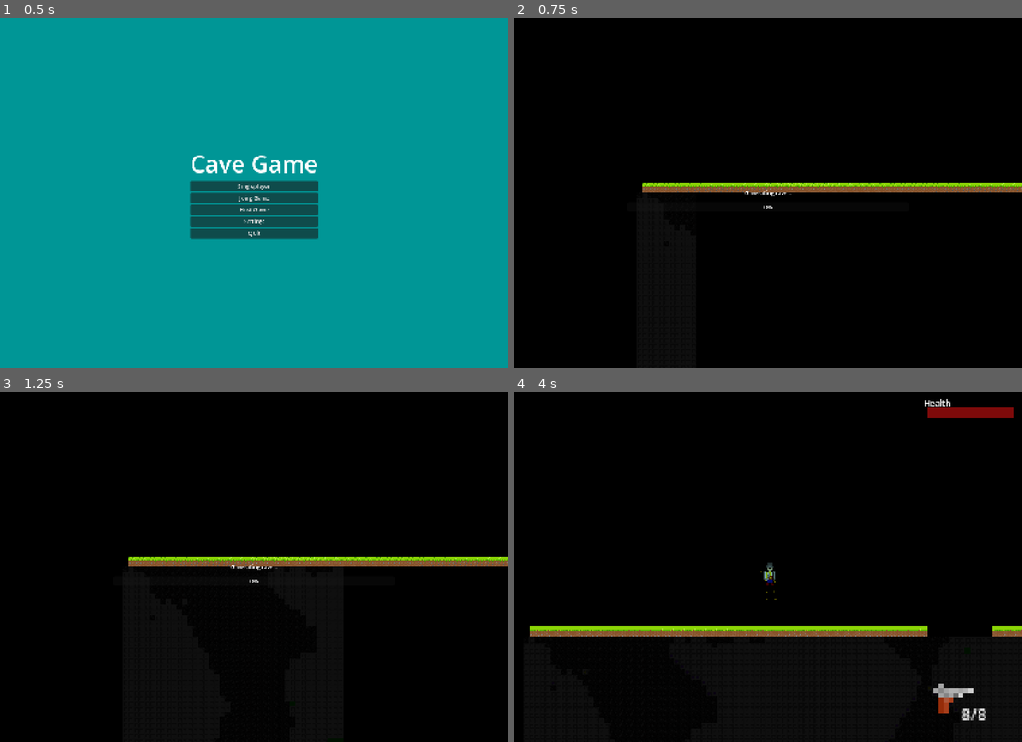
Above: before the commit, frames 1-4 (two rows, left to right).
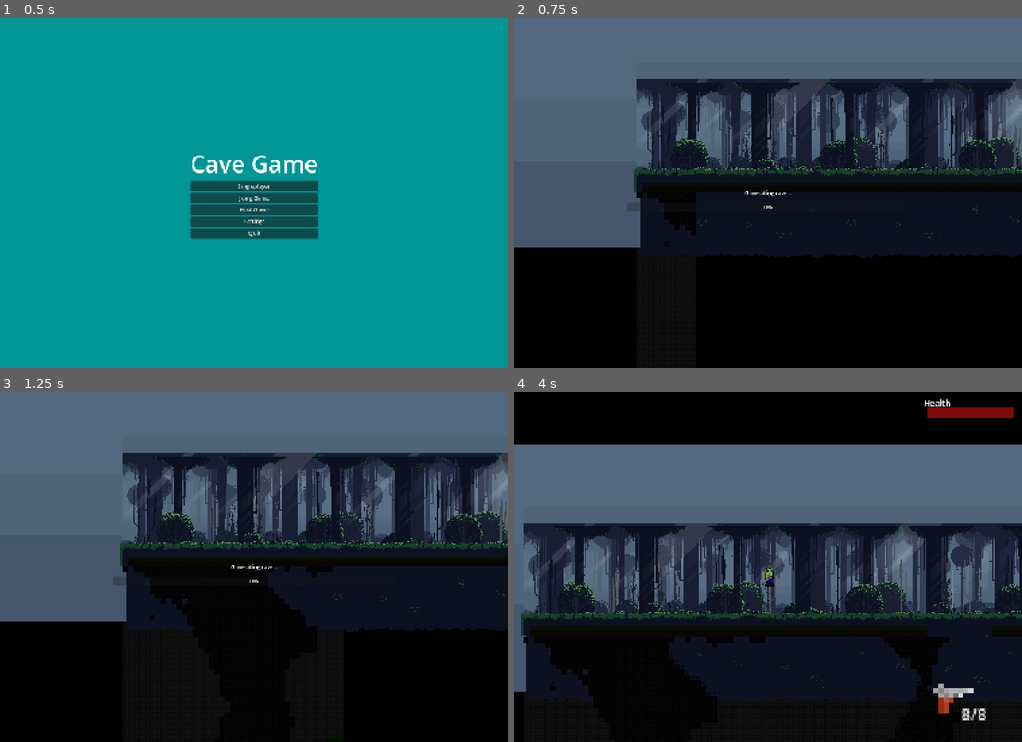
Above: after the commit, the same moments.

Repository: dullee/cave_game
Game: Godot game, scene res://scenes/start_menu.tscn
Two runs of this game, one before a commit and one after it. Both use one fixed random seed, a clock stepped at 60 frames per second and the inputs below. The engine's default icon, where the game draws it, is replaced by a stand-in: a white triangle on a blue panel in a dark square.
Inputs (mouse positions are in pixels of both pictures, inside the frame that each line leads up to):
- Up to frame 1 (0.5 s): no input
- Up to frame 2 (0.75 s): click "Singleplayer" at 0.5 s
- Up to frame 3 (1.25 s): no input
- Up to frame 4 (4 s): move the mouse to (879, 549) at 1.27 s; tap A (a) at 1.35, 3.05, 3.6 s; tap D (d) at 1.55, 2.1, 3.8 s; tap Enter at 2 s; move the mouse to (666, 584) at 2.02 s; tap R (r) at 2.3, 2.85 s; move the mouse to (818, 490) at 2.77 s; hold Shift (left_shift) 2.78-3.53 s; move the mouse to (742, 637) at 3.52 s

Frame 1 is identical in both runs. In frame 2, 65% of the frame differs, in the area x 0-100%, y 0-69%; in frame 3, 60%; in frame 4, 59%.

Commit message:
Add Free Pixel Art Forest assets & sounds
Added forest background and add on_hit.wav (with import settings). Integrate audio/visual changes across scenes: update explosion_sound.tres volume, add SoundComponent references to dynamite and enemy scenes, add particle/material light_mode changes, and include background textures in world.tscn. Add an "on_hit" animation and AnimationPlayer to enemy.tscn and set max_health; update related scripts (dynamite.gd, enemy.gd) to use the new sound/animation hooks.

Diff:
--- a/resources/sfx/explosion_sound.tres
+++ b/resources/sfx/explosion_sound.tres
@@ -6,4 +6,5 @@
 [resource]
 script = ExtResource("1_s1xc8")
 stream = ExtResource("2_ivfqp")
+volume_db = -5.0
 metadata/_custom_type_script = "uid://bquejjm72kgnp"
--- a/scenes/dynamite.tscn
+++ b/scenes/dynamite.tscn
@@ -1,6 +1,8 @@
 [gd_scene format=3 uid="uid://crsv7irforyye"]
 
 [ext_resource type="Script" uid="uid://t2bewmqmr481" path="res://scripts/dynamite.gd" id="1_rst6a"]
+[ext_resource type="PackedScene" uid="uid://c5n7m12koykgm" path="res://scenes/sound_component.tscn" id="2_l6oux"]
+[ext_resource type="Resource" uid="uid://calhppgy1nnw3" path="res://resources/sfx/explosion_sound.tres" id="3_sbdca"]
 
 [sub_resource type="RectangleShape2D" id="RectangleShape2D_oncar"]
 
@@ -80,6 +82,7 @@
 
 [sub_resource type="CanvasItemMaterial" id="CanvasItemMaterial_rst6a"]
 blend_mode = 1
+light_mode = 1
 
 [sub_resource type="ParticleProcessMaterial" id="ParticleProcessMaterial_l6oux"]
 particle_flag_align_y = true
@@ -96,6 +99,9 @@
 color = Color(1, 0.16078432, 0, 0.69803923)
 hue_variation_min = -0.010000022
 hue_variation_max = 0.20999998
+
+[sub_resource type="CanvasItemMaterial" id="CanvasItemMaterial_l6oux"]
+light_mode = 1
 
 [sub_resource type="Gradient" id="Gradient_ys8y4"]
 offsets = PackedFloat32Array(0, 0.49590164)
@@ -136,6 +142,7 @@
 shape = SubResource("RectangleShape2D_oncar")
 
 [node name="Area2D" type="Area2D" parent="." unique_id=354968881]
+visible = false
 collision_layer = 8
 collision_mask = 6
 
@@ -163,9 +170,15 @@
 process_material = SubResource("ParticleProcessMaterial_l6oux")
 
 [node name="ExplosionParticle" type="GPUParticles2D" parent="." unique_id=118671553]
+material = SubResource("CanvasItemMaterial_l6oux")
 emitting = false
 amount = 23
 lifetime = 0.5
 one_shot = true
 explosiveness = 1.0
 process_material = SubResource("ParticleProcessMaterial_sbdca")
+
+[node name="SoundComponent" parent="." unique_id=132270122 instance=ExtResource("2_l6oux")]
+sounds = {
+"explosion": ExtResource("3_sbdca")
+}
--- a/scenes/enemy.tscn
+++ b/scenes/enemy.tscn
@@ -3,6 +3,7 @@
 [ext_resource type="Script" uid="uid://c01jfli6ixt6q" path="res://scripts/enemy.gd" id="1_55jtl"]
 [ext_resource type="Texture2D" uid="uid://o0go1tveko4t" path="res://assets/texture/mummy.png" id="2_4ra3w"]
 [ext_resource type="PackedScene" uid="uid://b2sdkpkgw7a5c" path="res://scenes/health_component.tscn" id="3_mpr68"]
+[ext_resource type="PackedScene" uid="uid://c5n7m12koykgm" path="res://scenes/sound_component.tscn" id="4_5uy6h"]
 
 [sub_resource type="RectangleShape2D" id="RectangleShape2D_55jtl"]
 size = Vector2(24, 60.5)
@@ -21,6 +22,27 @@
 properties/1/spawn = true
 properties/1/replication_mode = 1
 
+[sub_resource type="Animation" id="Animation_5uy6h"]
+resource_name = "on_hit"
+length = 0.5
+tracks/0/type = "value"
+tracks/0/imported = false
+tracks/0/enabled = true
+tracks/0/path = NodePath("Sprite2D:modulate")
+tracks/0/interp = 1
+tracks/0/loop_wrap = true
+tracks/0/keys = {
+"times": PackedFloat32Array(0, 0.1, 0.2, 0.3, 0.4, 0.5),
+"transitions": PackedFloat32Array(1, 1, 1, 1, 1, 1),
+"update": 0,
+"values": [Color(0.46812767, 0.46812773, 0.46812773, 1), Color(1, 1, 1, 1), Color(0.46812767, 0.46812773, 0.46812773, 1), Color(1, 1, 1, 1), Color(0.46812767, 0.46812773, 0.46812773, 1), Color(1, 1, 1, 1)]
+}
+
+[sub_resource type="AnimationLibrary" id="AnimationLibrary_c4w8v"]
+_data = {
+&"on_hit": SubResource("Animation_5uy6h")
+}
+
 [node name="Enemy" type="CharacterBody2D" unique_id=569548156 groups=["enemy"]]
 z_index = 1
 collision_layer = 4
@@ -36,6 +58,7 @@
 texture = ExtResource("2_4ra3w")
 
 [node name="HealthComponent" parent="." unique_id=2030201660 instance=ExtResource("3_mpr68")]
+max_health = 100
 
 [node name="Area2D" type="Area2D" parent="." unique_id=898427238]
 collision_layer = 4
@@ -54,4 +77,10 @@
 [node name="MultiplayerSynchronizer" type="MultiplayerSynchronizer" parent="." unique_id=1952010994]
 replication_config = SubResource("SceneReplicationConfig_4ra3w")
 
+[node name="AnimationPlayer" type="AnimationPlayer" parent="." unique_id=2111175868]
+libraries/ = SubResource("AnimationLibrary_c4w8v")
+
+[node name="SoundComponent" parent="." unique_id=132270122 instance=ExtResource("4_5uy6h")]
+sounds = {}
+
 [connection signal="body_entered" from="Area2D" to="." method="_on_area_2d_body_entered"]
--- a/scenes/world.tscn
+++ b/scenes/world.tscn
@@ -11,6 +11,17 @@
 [ext_resource type="PackedScene" uid="uid://c5n7m12koykgm" path="res://scenes/sound_component.tscn" id="9_7r4gi"]
 [ext_resource type="Script" uid="uid://vdualululsel" path="res://scripts/enemy_spawner.gd" id="10_w7kh3"]
 [ext_resource type="Script" uid="uid://csik3x2mq61wq" path="res://scripts/spawn_tile_debug.gd" id="11_e3hyu"]
+[ext_resource type="Texture2D" uid="uid://d2wvafcm4wtmr" path="res://assets/texture/Free Pixel Art Forest/PNG/Background layers/Layer_0011_0.png" id="12_oo54l"]
+[ext_resource type="Texture2D" uid="uid://dmfadtv5dayo6" path="res://assets/texture/Free Pixel Art Forest/PNG/Background layers/Layer_0009_2.png" id="13_kpybi"]
+[ext_resource type="Texture2D" uid="uid://cx21c6qshj88j" path="res://assets/texture/Free Pixel Art Forest/PNG/Background layers/Layer_0008_3.png" id="14_ctatt"]
+[ext_resource type="Texture2D" uid="uid://dcgggdgbt4roc" path="res://assets/texture/Free Pixel Art Forest/PNG/Background layers/Layer_0007_Lights.png" id="15_xgqkh"]
+[ext_resource type="Texture2D" uid="uid://g60g8df4uedi" path="res://assets/texture/Free Pixel Art Forest/PNG/Background layers/Layer_0006_4.png" id="16_munwf"]
+[ext_resource type="Texture2D" uid="uid://cx6cj2rmqsif" path="res://assets/texture/Free Pixel Art Forest/PNG/Background layers/Layer_0005_5.png" id="17_ts3gi"]
+[ext_resource type="Texture2D" uid="uid://bjeij72cskgag" path="res://assets/texture/Free Pixel Art Forest/PNG/Background layers/Layer_0004_Lights.png" id="18_0nbtd"]
+[ext_resource type="Texture2D" uid="uid://dytaokphag7re" path="res://assets/texture/Free Pixel Art Forest/PNG/Background layers/Layer_0003_6.png" id="19_37qwj"]
+[ext_resource type="Texture2D" uid="uid://dcn0wcdj4d51e" path="res://assets/texture/Free Pixel Art Forest/PNG/Background layers/Layer_0002_7.png" id="20_navra"]
+[ext_resource type="Texture2D" uid="uid://dxfregr26foab" path="res://assets/texture/Free Pixel Art Forest/PNG/Background layers/Layer_0001_8.png" id="21_luhhm"]
+[ext_resource type="Texture2D" uid="uid://1fub5r8ge532" path="res://assets/texture/Free Pixel Art Forest/PNG/Background layers/Layer_0000_9.png" id="22_fh13f"]
 
 [sub_resource type="OccluderPolygon2D" id="OccluderPolygon2D_i7141"]
 polygon = PackedVector2Array(-8, -8, 8, -8, 8, 8, -8, 8)
@@ -44,12 +55,16 @@
 glow_enabled = true
 glow_blend_mode = 0
 
+[sub_resource type="CanvasItemMaterial" id="CanvasItemMaterial_oo54l"]
+light_mode = 1
+
 [node name="World" type="Node2D" unique_id=34334308 groups=["world"]]
 script = ExtResource("1_i7141")
 
 [node name="LoadingMenu" parent="." unique_id=890998599 instance=ExtResource("7_i7141")]
 
 [node name="CanvasLayer" type="CanvasLayer" parent="." unique_id=2102596899]
+layer = 0
 follow_viewport_enabled = true
 
 [node name="SpawnArea" parent="CanvasLayer" unique_id=1184317836 instance=ExtResource("7_4mrxx")]
@@ -107,3 +122,109 @@
 [node name="SpawnTileDebug" type="Node2D" parent="." unique_id=842841335]
 z_index = 10
 script = ExtResource("11_e3hyu")
+
+[node name="Layer00110" type="Sprite2D" parent="." unique_id=769784008]
+material = SubResource("CanvasItemMaterial_oo54l")
+position = Vector2(815, -206.00002)
+scale = Vector2(2.961207, 0.9299569)
+texture = ExtResource("12_oo54l")
+
+[node name="Layer00092" type="Sprite2D" parent="." unique_id=517824394]
+material = SubResource("CanvasItemMaterial_oo54l")
+position = Vector2(464, -400)
+texture = ExtResource("13_kpybi")
+
+[node name="Layer00093" type="Sprite2D" parent="." unique_id=37260679]
+material = SubResource("CanvasItemMaterial_oo54l")
+position = Vector2(1344, -400)
+texture = ExtResource("13_kpybi")
+
+[node name="Layer00083" type="Sprite2D" parent="." unique_id=366138188]
+material = SubResource("CanvasItemMaterial_oo54l")
+position = Vector2(464, -400)
+texture = ExtResource("14_ctatt")
+
+[node name="Layer00084" type="Sprite2D" parent="." unique_id=416281926]
+material = SubResource("CanvasItemMaterial_oo54l")
+position = Vector2(1392, -400)
+texture = ExtResource("14_ctatt")
+
+[node name="Layer0007Lights" type="Sprite2D" parent="." unique_id=1209668249]
+material = SubResource("CanvasItemMaterial_oo54l")
+position = Vector2(384, -400)
+texture = ExtResource("15_xgqkh")
+
+[node name="Layer0007Lights2" type="Sprite2D" parent="." unique_id=235175161]
+material = SubResource("CanvasItemMaterial_oo54l")
+position = Vector2(1264, -400)
+texture = ExtResource("15_xgqkh")
+
+[node name="Layer00064" type="Sprite2D" parent="." unique_id=551197636]
+material = SubResource("CanvasItemMaterial_oo54l")
+position = Vector2(464, -400)
+texture = ExtResource("16_munwf")
+
+[node name="Layer00065" type="Sprite2D" parent="." unique_id=1166967483]
+material = SubResource("CanvasItemMaterial_oo54l")
+position = Vector2(1360, -400)
+texture = ExtResource("16_munwf")
+
+[node name="Layer00055" type="Sprite2D" parent="Layer00065" unique_id=1149622053]
+material = SubResource("CanvasItemMaterial_oo54l")
+position = Vector2(-896, 0)
+texture = ExtResource("17_ts3gi")
+
+[node name="Layer00056" type="Sprite2D" parent="Layer00065" unique_id=1757813424]
+material = SubResource("CanvasItemMaterial_oo54l")
+position = Vector2(32, 0)
+texture = ExtResource("17_ts3gi")
+
+[node name="Layer0004Lights" type="Sprite2D" parent="Layer00065" unique_id=542403125]
+material = SubResource("CanvasItemMaterial_oo54l")
+position = Vector2(-264, 0)
+texture = ExtResource("18_0nbtd")
+
+[node name="Layer0004Lights2" type="Sprite2D" parent="Layer00065" unique_id=469197706]
+material = SubResource("CanvasItemMaterial_oo54l")
+position = Vector2(-936, 0)
+texture = ExtResource("18_0nbtd")
+
+[node name="Layer00036" type="Sprite2D" parent="Layer00065" unique_id=1263754708]
+material = SubResource("CanvasItemMaterial_oo54l")
+position = Vector2(-896, 8)
+texture = ExtResource("19_37qwj")
+
+[node name="Layer00037" type="Sprite2D" parent="Layer00065" unique_id=465546369]
+material = SubResource("CanvasItemMaterial_oo54l")
+position = Vector2(-40, 8)
+texture = ExtResource("19_37qwj")
+
+[node name="Layer00027" type="Sprite2D" parent="Layer00065" unique_id=1808310297]
+material = SubResource("CanvasItemMaterial_oo54l")
+position = Vector2(-888, 520)
+texture = ExtResource("20_navra")
+
+[node name="Layer00028" type="Sprite2D" parent="Layer00065" unique_id=360783779]
+material = SubResource("CanvasItemMaterial_oo54l")
+position = Vector2(40, 520)
+texture = ExtResource("20_navra")
+
+[node name="Layer00018" type="Sprite2D" parent="Layer00065" unique_id=498785703]
+material = SubResource("CanvasItemMaterial_oo54l")
+position = Vector2(24, 0)
+texture = ExtResource("21_luhhm")
+
+[node name="Layer00019" type="Sprite2D" parent="Layer00065" unique_id=1722171163]
+material = SubResource("CanvasItemMaterial_oo54l")
+position = Vector2(-904, 0)
+texture = ExtResource("21_luhhm")
+
+[node name="Layer00009" type="Sprite2D" parent="Layer00065" unique_id=658998166]
+material = SubResource("CanvasItemMaterial_oo54l")
+position = Vector2(-896, 0)
+texture = ExtResource("22_fh13f")
+
+[node name="Layer00010" type="Sprite2D" parent="Layer00065" unique_id=294994271]
+material = SubResource("CanvasItemMaterial_oo54l")
+position = Vector2(24, 0)
+texture = ExtResource("22_fh13f")
--- a/scripts/dynamite.gd
+++ b/scripts/dynamite.gd
@@ -3,6 +3,7 @@
 @onready var area_2d: Area2D = $Area2D
 @onready var collision_shape_2d: CollisionShape2D = $Area2D/CollisionShape2D
 @onready var animation_player: AnimationPlayer = $AnimationPlayer
+@onready var sound_component: SoundComponent = $SoundComponent
 
 var damage = 50
 var speed:= 800.0
@@ -19,6 +20,7 @@
 func explode():
 	var radius = collision_shape_2d.shape.radius
 	await get_tree().create_timer(1.5).timeout
+	sound_component.play_sound("explosion")
 	TileMapGlobal.destroy_tiles_in_radius(global_position, radius)
 
 	if area_2d.has_overlapping_bodies(): deal_damage_to_nearby_bodies(area_2d.get_overlapping_bodies())
--- a/scripts/enemy.gd
+++ b/scripts/enemy.gd
@@ -3,13 +3,14 @@
 @onready var health_component: HealthComponent = $HealthComponent
 @onready var arm_collision: CollisionShape2D = $Area2D/ArmCollision
 @onready var sprite_2d: Sprite2D = $Sprite2D
+@onready var animation_player: AnimationPlayer = $AnimationPlayer
+@onready var sound_component: SoundComponent = $SoundComponent
 
 const SPEED = 70.0
 const JUMP_VELOCITY = -400.0
 const GRAVITY = 900.0
 var direction := 0.0
 
-var health = 100
 var player: CharacterBody2D
 var jump_timer = 0.0
 var attack_damage = 15
@@ -48,6 +49,8 @@
 
 func take_damage(amount: int):
 	health_component.take_damage(amount)
+	animation_player.play("on_hit")
+	sound_component.play_sound("on_hit")
 
 func _on_area_2d_body_entered(body: Node2D) -> void:
 	if body.has_method("take_damage") and can_attack:
Not shown, added: assets/sfx/on_hit.wav.import
Not shown, added: assets/texture/Free Pixel Art Forest/Contact.txt
Binary file added: assets/texture/Free Pixel Art Forest/PNG/Background layers/Layer_0000_9.png
Not shown, added: assets/texture/Free Pixel Art Forest/PNG/Background layers/Layer_0000_9.png.import
Binary file added: assets/texture/Free Pixel Art Forest/PNG/Background layers/Layer_0001_8.png
Not shown, added: assets/texture/Free Pixel Art Forest/PNG/Background layers/Layer_0001_8.png.import
Binary file added: assets/texture/Free Pixel Art Forest/PNG/Background layers/Layer_0002_7.png
Not shown, added: assets/texture/Free Pixel Art Forest/PNG/Background layers/Layer_0002_7.png.import
Binary file added: assets/texture/Free Pixel Art Forest/PNG/Background layers/Layer_0003_6.png
Not shown, added: assets/texture/Free Pixel Art Forest/PNG/Background layers/Layer_0003_6.png.import
Binary file added: assets/texture/Free Pixel Art Forest/PNG/Background layers/Layer_0004_Lights.png
Not shown, added: assets/texture/Free Pixel Art Forest/PNG/Background layers/Layer_0004_Lights.png.import
(and 27 more such lines)
